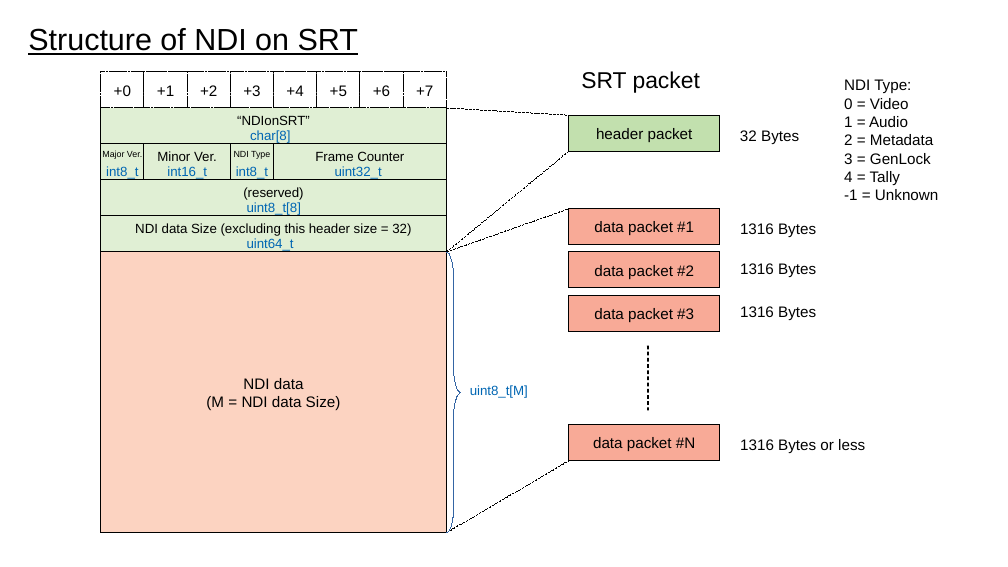
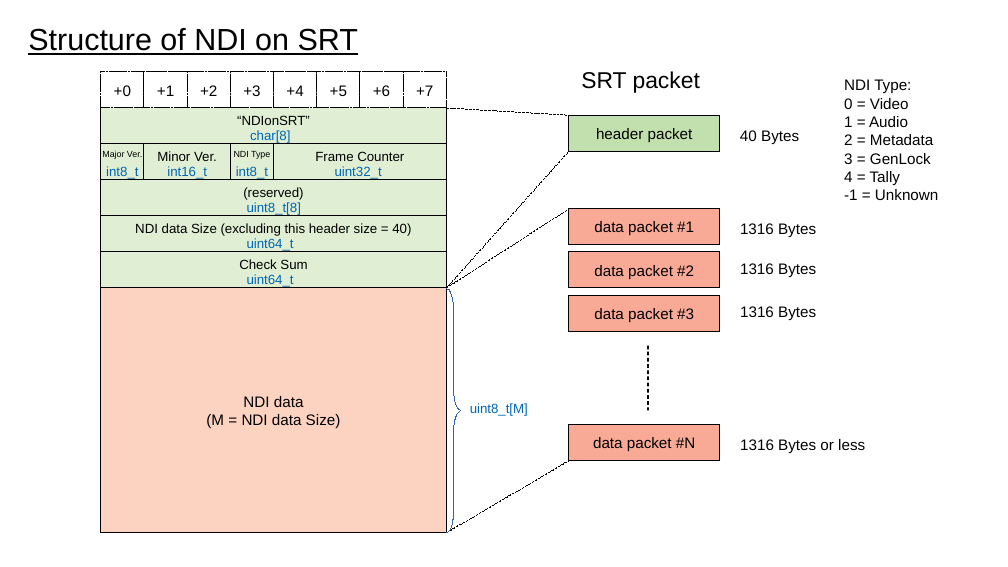
Before and after one commit to HiroshiYAMA/srt, a slide deck: slide 2 of docs/apps/SRT_include_NDI.odp. Drawn at 1008x567 pixels with LibreOffice and Linux fonts; fonts in the diff are those of the drawing. Boxes give left, top, right and bottom in pixels: in the first picture for what was removed or moved away, otherwise in the second. Text is boxed around its words. In the diff, an @@ line names an element or a change of style, - is before the commit and + after.

Commit message:
Add function of check-sum of NDI data.

```diff
--- a/docs/apps/SRT_include_NDI.odp
+++ b/docs/apps/SRT_include_NDI.odp
@@ text at [740,130,799,144]: text changed @@
-32 Bytes
+40 Bytes
@@ line moved from (446, 252) - (569, 151) to (446, 288) - (569, 151) @@
@@ line moved from (446, 252) - (569, 209) to (446, 288) - (569, 209) @@
@@ text in rectangle at [135,223,411,236]: text changed @@
-NDI data Size (excluding this header size = 32)
+NDI data Size (excluding this header size = 40)
@@ rectangle added at [101,252,446,288], fill #E0EFD4, outline #000000 0 pt, 10.5 pt, text #000000 @@
+Check Sum
@@ rectangle "NDI data": place and size @@
-rectangle "NDI data" at [101,252,446,533]
+rectangle "NDI data" at [101,288,446,533]
@@ text added at [247,274,294,287], 10.5 pt, text #0066B3 @@
+uint64_t
@@ freeform shape: place and size @@
-freeform shape at [446,252,461,533]
+freeform shape at [446,288,461,533]
@@ text "uint8_t[M]": place and size @@
-text "uint8_t[M]" at [470,385,528,398]
+text "uint8_t[M]" at [470,403,528,416]
```
Also in this commit, not shown: 3 other files.
